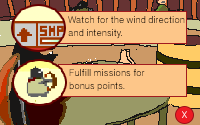
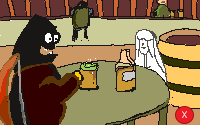
Comparing the layer stacks of the two 200×125 images. Changes:
hid group "indic4" (3 layers) over [14, 61, 187, 104]
hid group "indic3" (3 layers) over [13, 6, 187, 50]
added layer "lady" in group "drawing" over [128, 29, 170, 86]
moved "barril" above "head" over [156, 28, 187, 103]
